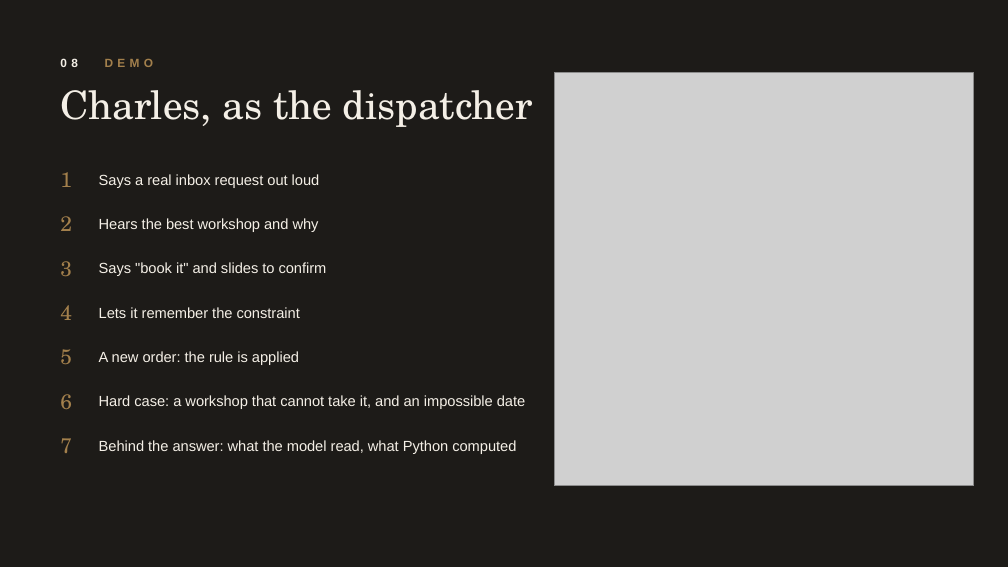
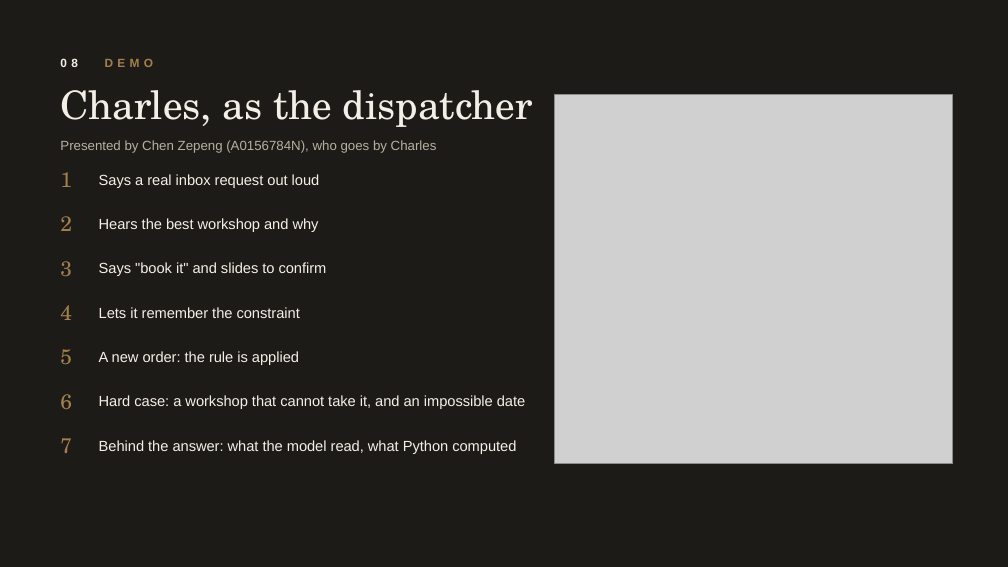
Before and after one commit to JoshuaGloor/dss5105-capstone-project, a slide deck: slide 8 of docs/slides/Presentation_Group11_Sprint2.pptx. Drawn at 1008x567 pixels with LibreOffice and Linux fonts; fonts in the diff are those of the drawing; grey boxes stand for pictures. Boxes give left, top, right and bottom in pixels: in the first picture for what was removed or moved away, otherwise in the second. Text is boxed around its words. In the diff, an @@ line names an element or a change of style, - is before the commit and + after.

Commit message:
Full-resolution app screenshots; name Chen Zepeng on the demo slide

```diff
--- a/docs/slides/Presentation_Group11_Sprint2.pptx
+++ b/docs/slides/Presentation_Group11_Sprint2.pptx
@@ picture: place and size @@
-picture at (554, 73, 974, 486)
+picture at (554, 95, 953, 464)
@@ text added at (60, 140, 437, 153), 9.5 pt, text #B9AF9F @@
+Presented by Chen Zepeng (A0156784N), who goes by Charles
```
Also in this commit, not shown: 2 other slides changed, 10 other files.
